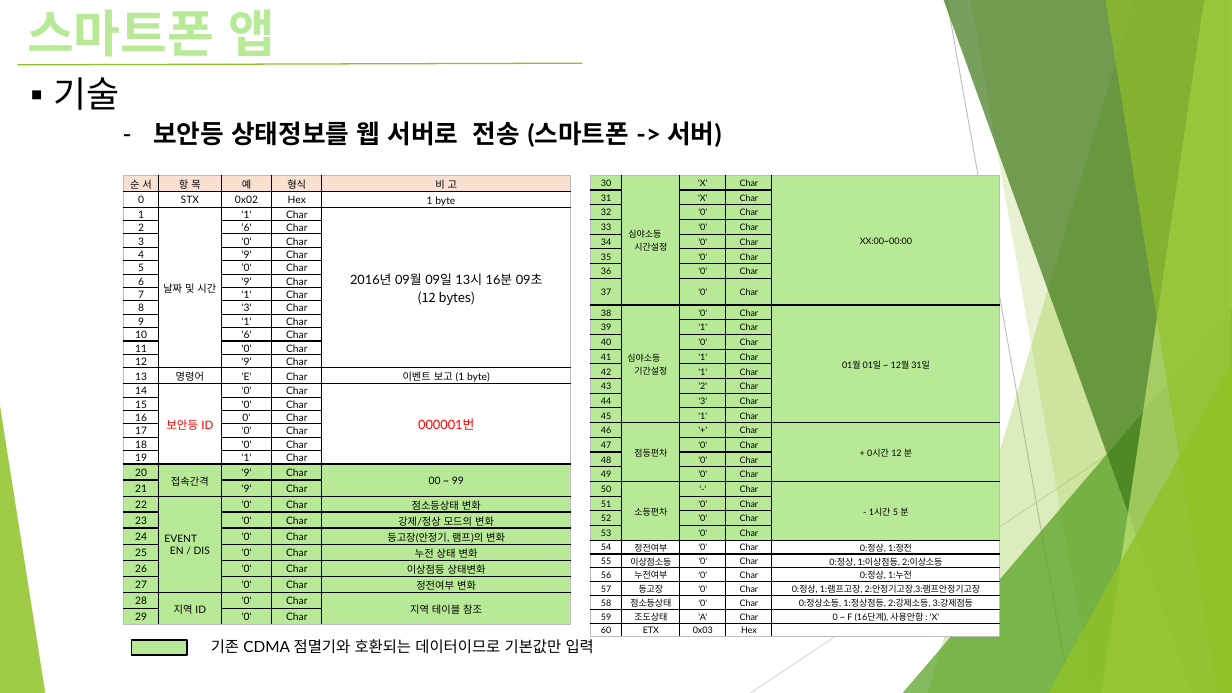
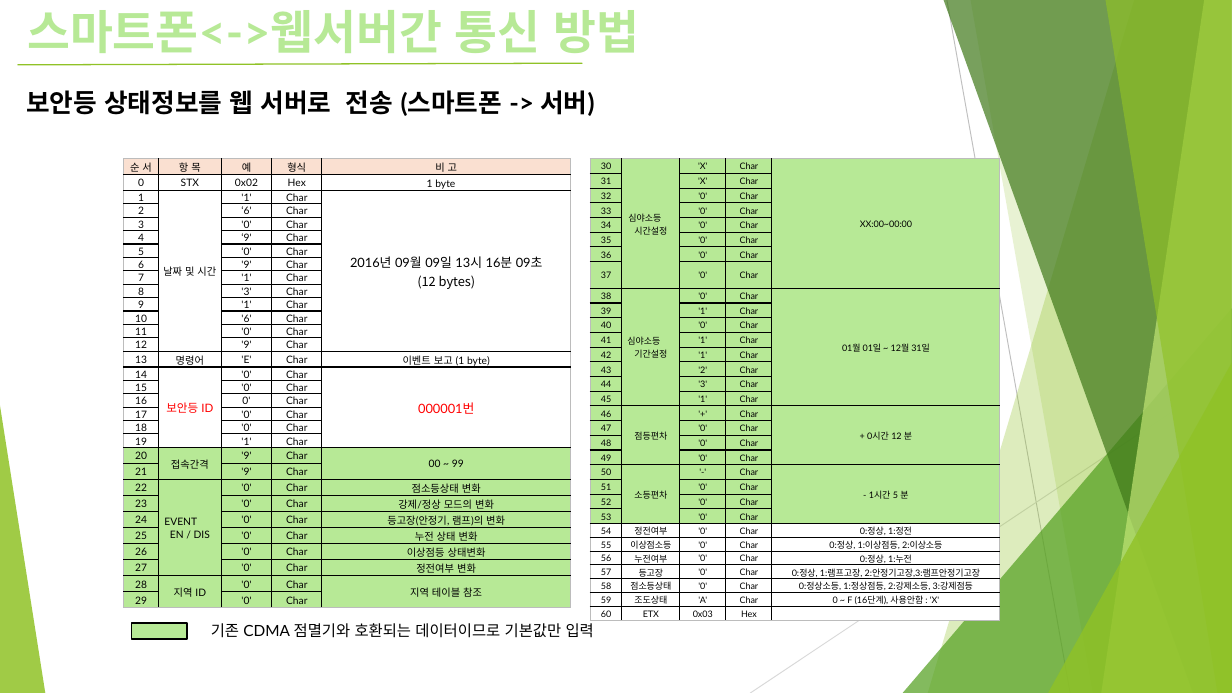
Before and after one commit to aodzmtm/CPL-20162-Team1, a slide deck: slide 7 of O2O_비콘기반 방범등 관리_제안서.pptx. Drawn at 1232x693 pixels with LibreOffice and Linux fonts; fonts in the diff are those of the drawing. Boxes give left, top, right and bottom in pixels: in the first picture for what was removed or moved away, otherwise in the second. Text is boxed around its words. In the diff, an @@ line names an element or a change of style, - is before the commit and + after.

```diff
--- a/O2O_비콘기반 방범등 관리_제안서.pptx
+++ b/O2O_비콘기반 방범등 관리_제안서.pptx
@@ text at [27, 10, 640, 53]: text changed; size 39.6 to 36.3 pt @@
-스마트폰 앱
+스마트폰<->웹서버간 통신 방법
@@ text "보안등 상태정보를 웹 서버로 전송 ...": place and size @@
-text "보안등 상태정보를 웹 서버로 전송 ..." at [54, 77, 721, 147]
+text "보안등 상태정보를 웹 서버로 전송 ..." at [26, 90, 594, 116]
@@ text "보안등 상태정보를 웹 서버로 전송 ..." at [26, 90, 594, 116]: bullet - to none; list level 3 to 1 in "보안등 상태정보를 웹 서버로 전송 ..." @@
@@ text at [54, 77, 120, 110]: paragraph removed @@
-▪ 기술
@@ 2 tables, 1 text, 1 rectangle: place and size @@
-2 tables, 1 text, 1 rectangle at [124, 176, 1001, 655]
+2 tables, 1 text, 1 rectangle at [124, 159, 1001, 639]
```
Also in this commit, not shown: 3 other slides changed.
